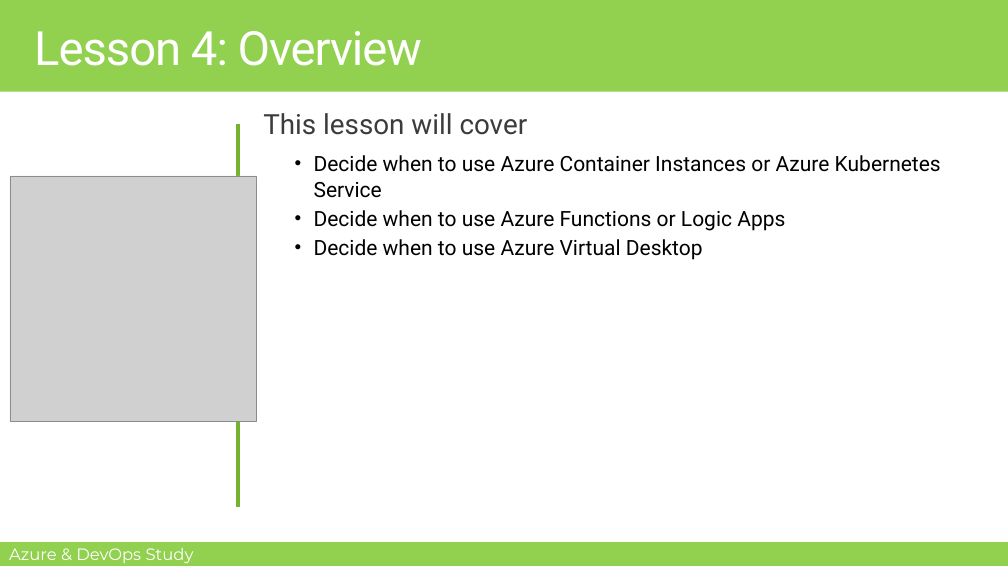
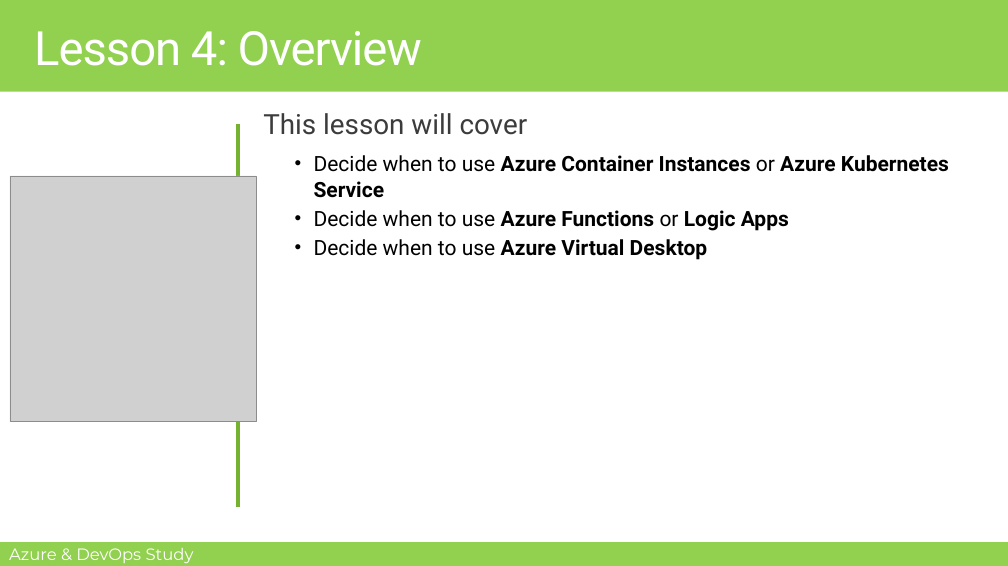
Before and after one commit to MohamedRadwan-DevOps/Azure-DevOps-Study-Group, a slide deck: slide 3 of AZ-900/Module-1/M1-L4-Understanding Azure Container Services, Function and Virtual Desktop.pptx. Drawn at 1008x566 pixels with LibreOffice and Linux fonts; fonts in the diff are those of the drawing; grey boxes stand for pictures; background and template pictures are left out. Boxes give left, top, right and bottom in pixels: in the first picture for what was removed or moved away, otherwise in the second. Text is boxed around its words. In the diff, an @@ line names an element or a change of style, - is before the commit and + after.

```diff
--- a/AZ-900/Module-1/M1-L4-Understanding Azure Container Services, Function and Virtual Desktop.pptx
+++ b/AZ-900/Module-1/M1-L4-Understanding Azure Container Services, Function and Virtual Desktop.pptx
@@ text "Decide when to use Azure ..." at (x1=314, y1=155, x2=949, y2=260): bold on in "Azure Container Instances Azure Kubernetes Service", "Azure Functions Logic Apps", "Azure Virtual Desktop" @@
```
Also in this commit, not shown: 11 other slides changed, 3 slides added, 1 slide removed.
